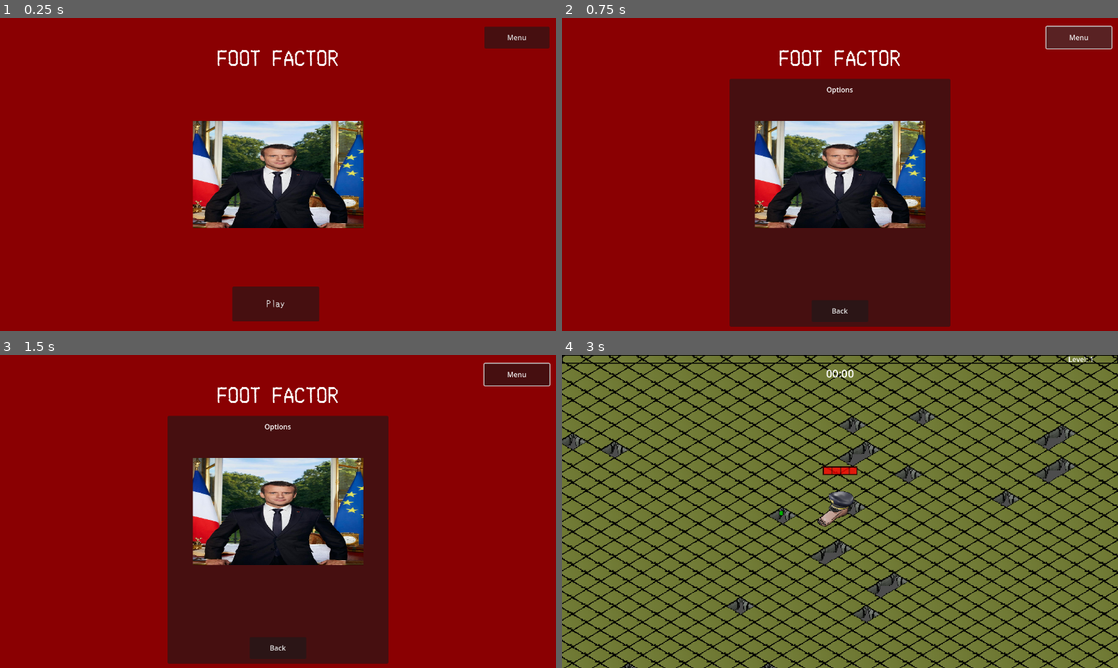
Above: before the commit, frames 1-4 (two rows, left to right).
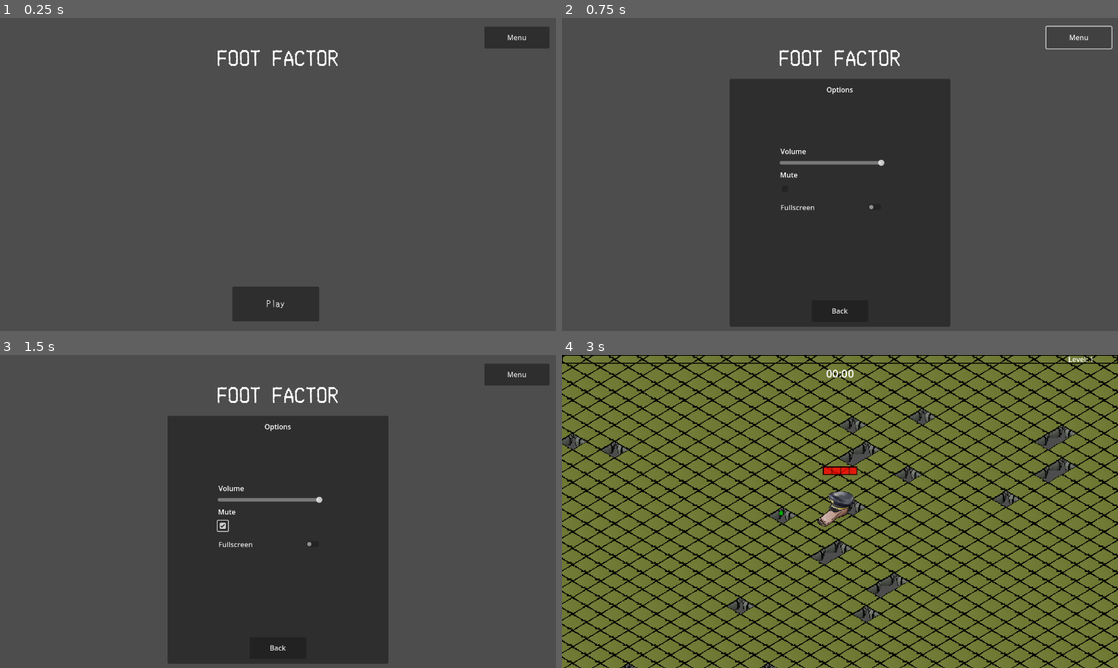
Above: after the commit, the same moments.

Repository: rat-balls/FootFactor
Game: Godot game, scene res://Scenes/MainMenu/menu.tscn
The game is run twice, just before and just after one commit, with the same random seed, the same clock (stepped at 60 frames per second) and the same inputs. Before the commit the project starts from res://Scenes/TitleScreen/menu.tscn. Video files are missing from this copy of the repository; at most half a second of black plays in their place. Sound files missing from this copy of the repository are replaced by a short silence.
Inputs (mouse positions are in pixels of both pictures, inside the frame that each line leads up to):
- Up to frame 1 (0.25 s): no input
- Up to frame 2 (0.75 s): click "Menu" at 0.5 s
- Up to frame 3 (1.5 s): click (222, 527) at 1.27 s
- Up to frame 4 (3 s): click "Back" at 2 s; click "Play" at 2.75 s

The runs differ from the first frame. In frame 1, 99% of the frame differs, in the area x 0-100%, y 0-100%; in frame 2, 97%; in frame 3, 97%; in frame 4, nothing differs.

Commit message:
main menu + option

Diff:
--- a/Scenes/TitleScreen/menu.tscn
+++ b/Scenes/MainMenu/menu.tscn
@@ -2,10 +2,8 @@
 
 [ext_resource type="FontFile" uid="uid://cce4fvd4s4hlw" path="res://Assets/Fonts/Merchant Copy.ttf" id="1_4kcm1"]
 [ext_resource type="Script" uid="uid://cin24tstrhneo" path="res://Scripts/TitleScreen/menu.gd" id="1_r2uo7"]
-[ext_resource type="Texture2D" uid="uid://dc3n6yqajtchk" path="res://Assets/Sprites/Enemies/macron.png" id="3_mbqol"]
-
-[sub_resource type="StyleBoxTexture" id="StyleBoxTexture_2mcwu"]
-texture = ExtResource("3_mbqol")
+[ext_resource type="VideoStream" uid="uid://d08o7k5fpgfn3" path="res://Assets/Video/10-Second-Video-Loop.ogv" id="2_4mbxv"]
+[ext_resource type="AudioStream" uid="uid://373vs02i61cx" path="res://Assets/SFX/Audio_SoundEffect_enemy_hit.ogg" id="4_di8po"]
 
 [node name="Menu" type="Control"]
 layout_mode = 3
@@ -16,14 +14,17 @@
 grow_vertical = 2
 script = ExtResource("1_r2uo7")
 
-[node name="ColorRect" type="ColorRect" parent="."]
+[node name="VideoStreamPlayer" type="VideoStreamPlayer" parent="."]
 layout_mode = 1
 anchors_preset = 15
 anchor_right = 1.0
 anchor_bottom = 1.0
 grow_horizontal = 2
 grow_vertical = 2
-color = Color(0.539705, 0, 0.00956604, 1)
+stream = ExtResource("2_4mbxv")
+autoplay = true
+expand = true
+loop = true
 
 [node name="Label" type="Label" parent="."]
 layout_mode = 1
@@ -76,12 +77,12 @@
 
 [node name="Options" type="Panel" parent="."]
 layout_mode = 1
-anchors_preset = 8
-anchor_left = 0.5
+anchors_preset = -1
+anchor_left = 0.487
 anchor_top = 0.5
 anchor_right = 0.5
 anchor_bottom = 0.5
-offset_left = -254.0
+offset_left = -237.36
 offset_top = -219.585
 offset_right = 254.0
 offset_bottom = 350.415
@@ -113,21 +114,76 @@
 grow_vertical = 0
 text = "Back"
 
-[node name="Panel" type="Panel" parent="."]
+[node name="Volume" type="HSlider" parent="Options"]
+layout_mode = 1
+anchors_preset = -1
+anchor_left = 0.226
+anchor_top = 0.324
+anchor_right = 0.705
+anchor_bottom = 0.352
+offset_left = 0.191994
+offset_top = 0.235046
+offset_right = -0.140015
+offset_bottom = 0.27504
+grow_horizontal = 2
+grow_vertical = 2
+min_value = -72.0
+max_value = 0.0
+
+[node name="Label2" type="Label" parent="Options"]
 layout_mode = 1
 anchors_preset = 8
 anchor_left = 0.5
 anchor_top = 0.5
 anchor_right = 0.5
 anchor_bottom = 0.5
-offset_left = -196.5
-offset_top = -123.0
-offset_right = 196.5
-offset_bottom = 123.0
+offset_left = -137.255
+offset_top = -130.415
+offset_right = -78.255
+offset_bottom = -107.415
 grow_horizontal = 2
 grow_vertical = 2
-theme_override_styles/panel = SubResource("StyleBoxTexture_2mcwu")
+text = "Volume"
 
-[connection signal="button_up" from="btn_play" to="." method="_on_btn_play_button_up"]
+[node name="Mute" type="CheckBox" parent="Options"]
+layout_mode = 1
+anchors_preset = -1
+anchor_left = 0.159
+anchor_top = 0.317
+anchor_right = 0.203
+anchor_bottom = 0.355
+offset_left = 34.228
+offset_top = 59.895
+offset_right = 35.876
+offset_bottom = 62.235
+grow_horizontal = 2
+grow_vertical = 2
+
+[node name="Label3" type="Label" parent="Options"]
+layout_mode = 0
+offset_left = 116.0
+offset_top = 208.585
+offset_right = 157.0
+offset_bottom = 231.585
+text = "Mute"
+
+[node name="Fullscreen" type="CheckButton" parent="Options"]
+layout_mode = 0
+offset_left = 111.0
+offset_top = 279.0
+offset_right = 356.0
+offset_bottom = 312.0
+text = "Fullscreen"
+
+[node name="Hover" type="AudioStreamPlayer2D" parent="."]
+stream = ExtResource("4_di8po")
+
+[connection signal="mouse_entered" from="btn_play" to="." method="_on_btn_play_mouse_entered"]
+[connection signal="pressed" from="btn_play" to="." method="_on_play_pressed"]
+[connection signal="mouse_entered" from="btn_menu" to="." method="_on_btn_menu_mouse_entered"]
 [connection signal="pressed" from="btn_menu" to="." method="_on_btn_menu_pressed"]
+[connection signal="mouse_entered" from="Options/btn_back" to="." method="_on_btn_back_mouse_entered"]
 [connection signal="pressed" from="Options/btn_back" to="." method="_on_btn_back_pressed"]
+[connection signal="value_changed" from="Options/Volume" to="." method="_on_h_slider_value_changed"]
+[connection signal="toggled" from="Options/Mute" to="." method="_on_check_box_toggled"]
+[connection signal="toggled" from="Options/Fullscreen" to="." method="_on_fullscreen_toggled"]
--- a/Scripts/TitleScreen/menu.gd
+++ b/Scripts/TitleScreen/menu.gd
@@ -17,3 +17,27 @@
 
 func _on_btn_back_pressed():
 	_ready()
+
+func _on_play_pressed():
+	var _level = get_tree().change_scene_to_file(level)
+
+func _on_btn_play_mouse_entered():
+	$Hover.play()
+
+func _on_btn_menu_mouse_entered():
+	$Hover.play()
+
+func _on_btn_back_mouse_entered():
+	$Hover.play()
+
+func _on_h_slider_value_changed(value):
+	AudioServer.set_bus_volume_db(0,value)
+
+func _on_check_box_toggled(toggled_on):
+	AudioServer.set_bus_mute(0,toggled_on)
+
+func _on_fullscreen_toggled(toggled_on):
+	if toggled_on == true:
+		DisplayServer.window_set_mode(DisplayServer.WINDOW_MODE_FULLSCREEN)
+	else:
+		DisplayServer.window_set_mode(DisplayServer.WINDOW_MODE_WINDOWED)
Not shown, added: Assets/Video/10-Second-Video-Loop.ogv.uid
Not shown, added: Scenes/MainMenu/main_menu.gd.uid
Not shown, added: Assets/Video/10-Second-Video-Loop.ogv
